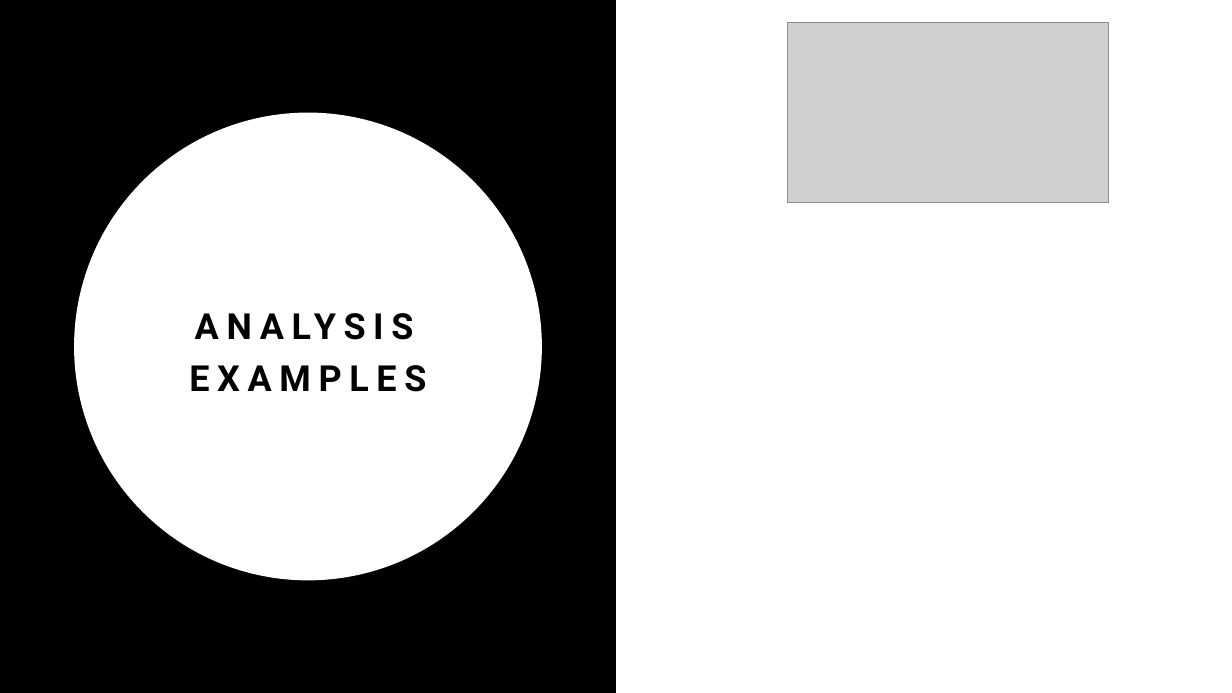
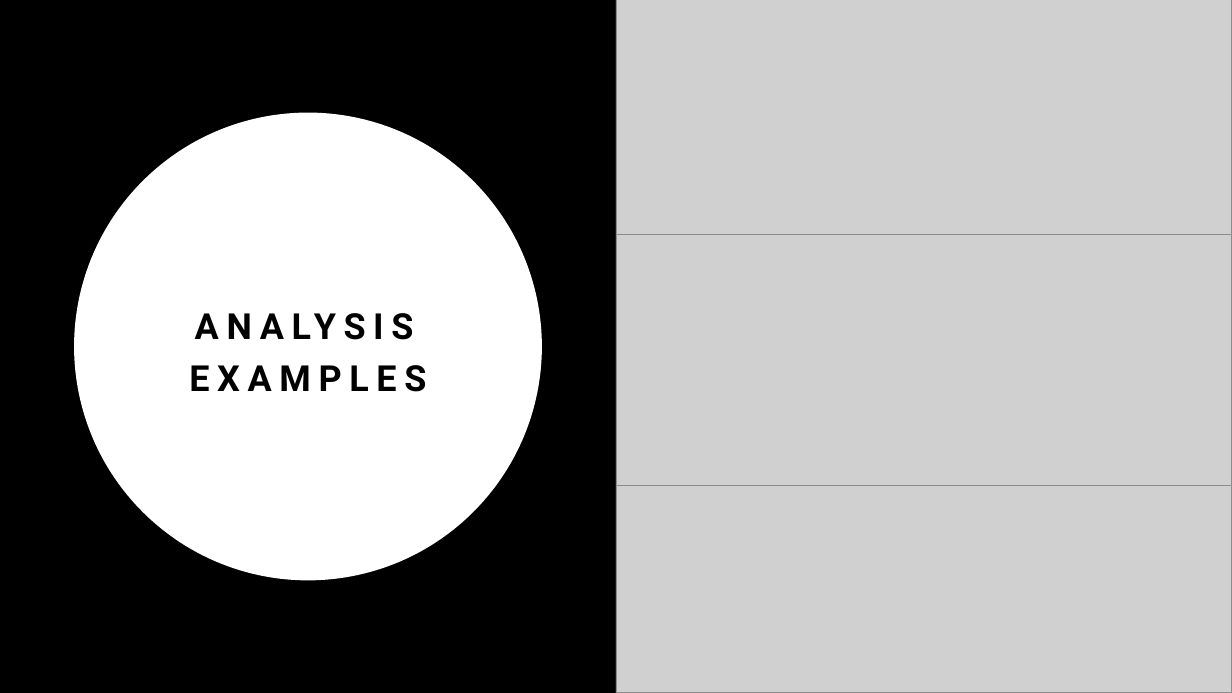
Before and after one commit to Naveavra/VoiceCoach, a slide deck: slide 4 of Docs/Voice Coach-presentation.pptx. Drawn at 1232x693 pixels with LibreOffice and Linux fonts; fonts in the diff are those of the drawing; grey boxes stand for pictures. Boxes give left, top, right and bottom in pixels: in the first picture for what was removed or moved away, otherwise in the second. Text is boxed around its words. In the diff, an @@ line names an element or a change of style, - is before the commit and + after.

```diff
--- a/Docs/Voice Coach-presentation.pptx
+++ b/Docs/Voice Coach-presentation.pptx
@@ picture: place and size @@
-picture at bbox=[787, 22, 1108, 202]
+picture at bbox=[616, 0, 1232, 235]
@@ picture added at bbox=[616, 235, 1232, 485] @@
@@ picture added at bbox=[616, 485, 1232, 693] @@
```
Also in this commit, not shown: 1 other slide changed, 1 slide added.
